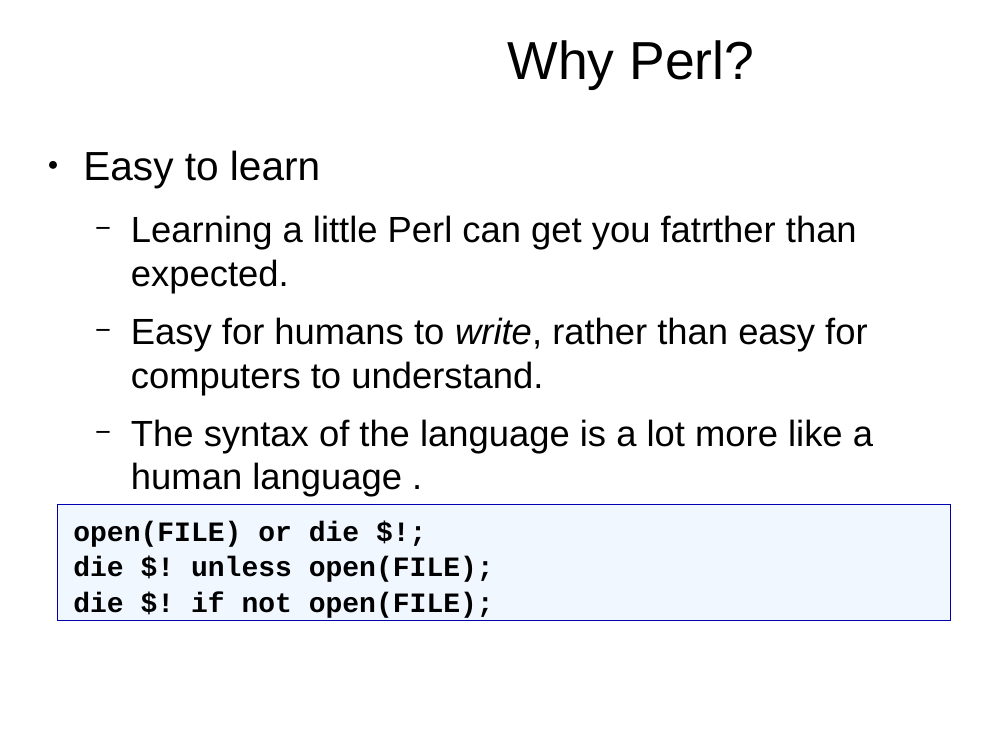
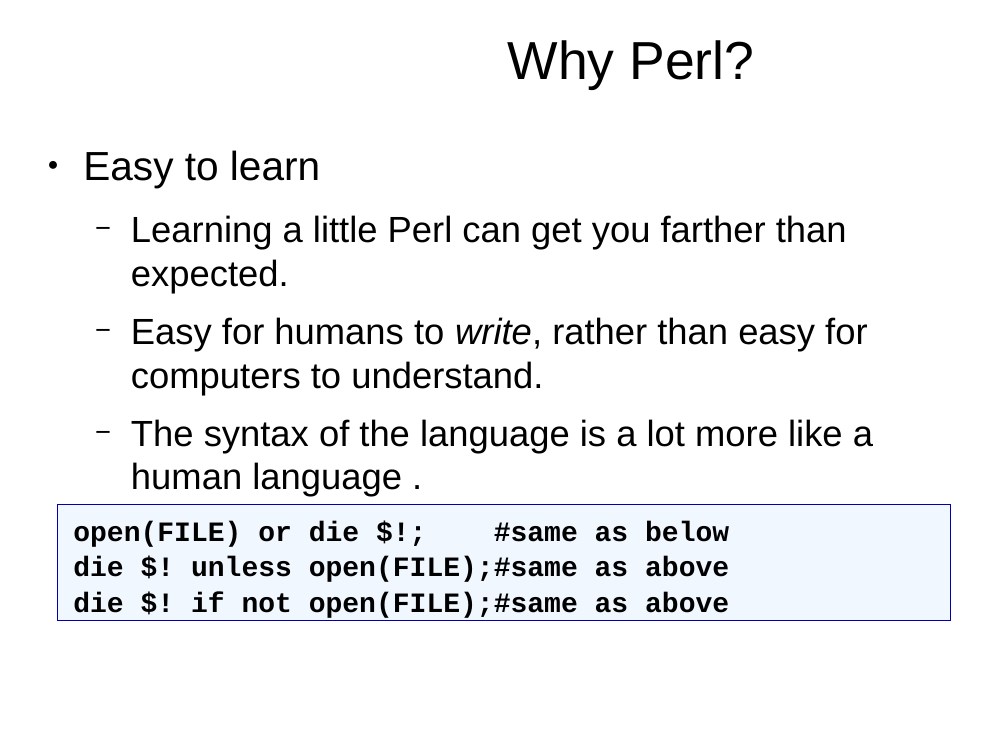
Before and after one commit to kberov/PerlProgrammingCourse, a slide deck: slide 12 of 01_intro.odp. Drawn at 1008x756 pixels with LibreOffice and Linux fonts; fonts in the diff are those of the drawing; background and template pictures are left out. Boxes give left, top, right and bottom in pixels: in the first picture for what was removed or moved away, otherwise in the second. Text is boxed around its words. In the diff, an @@ line names an element or a change of style, - is before the commit and + after.

```diff
--- a/01_intro.odp
+++ b/01_intro.odp
@@ text at bbox=[131, 215, 847, 294]: text changed @@
-  − Learning a little Perl can get you fatrther than expected.
+  − Learning a little Perl can get you farther than expected.
@@ text in rectangle at bbox=[73, 521, 729, 618]: text changed @@
-open(FILE) or die $!;
-die $! unless open(FILE);
-die $! if not open(FILE);
+open(FILE) or die $!; #same as below
+die $! unless open(FILE);#same as above
+die $! if not open(FILE);#same as above
```
Also in this commit, not shown: 3 other slides changed, 2 other files.
